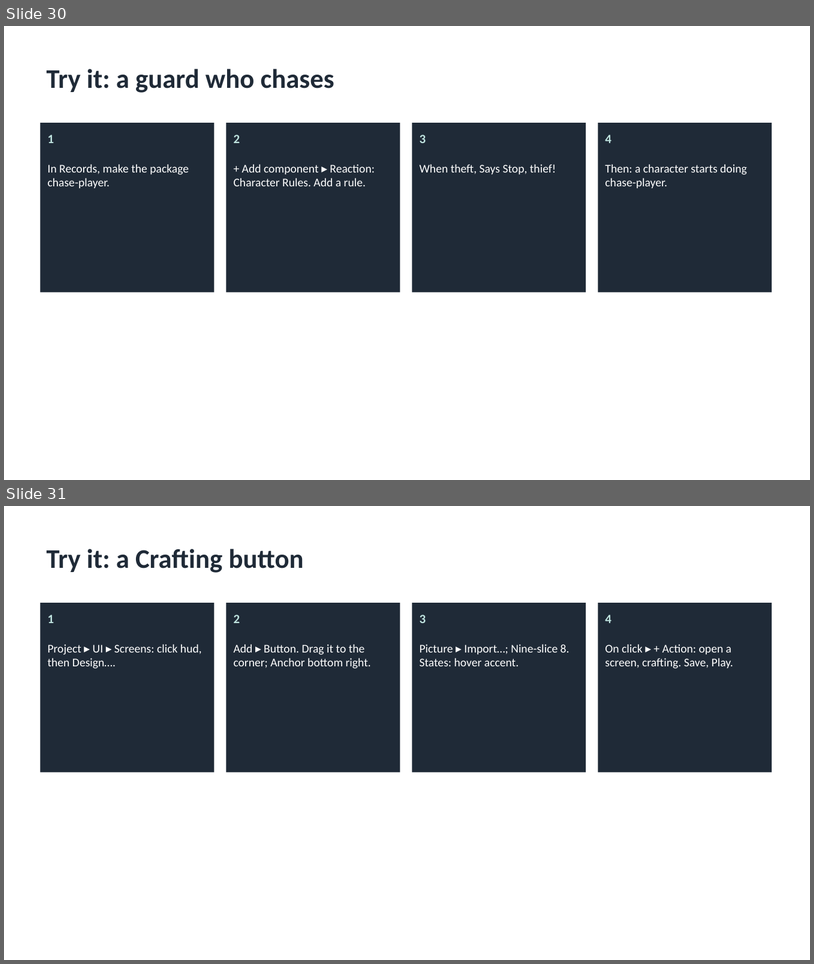
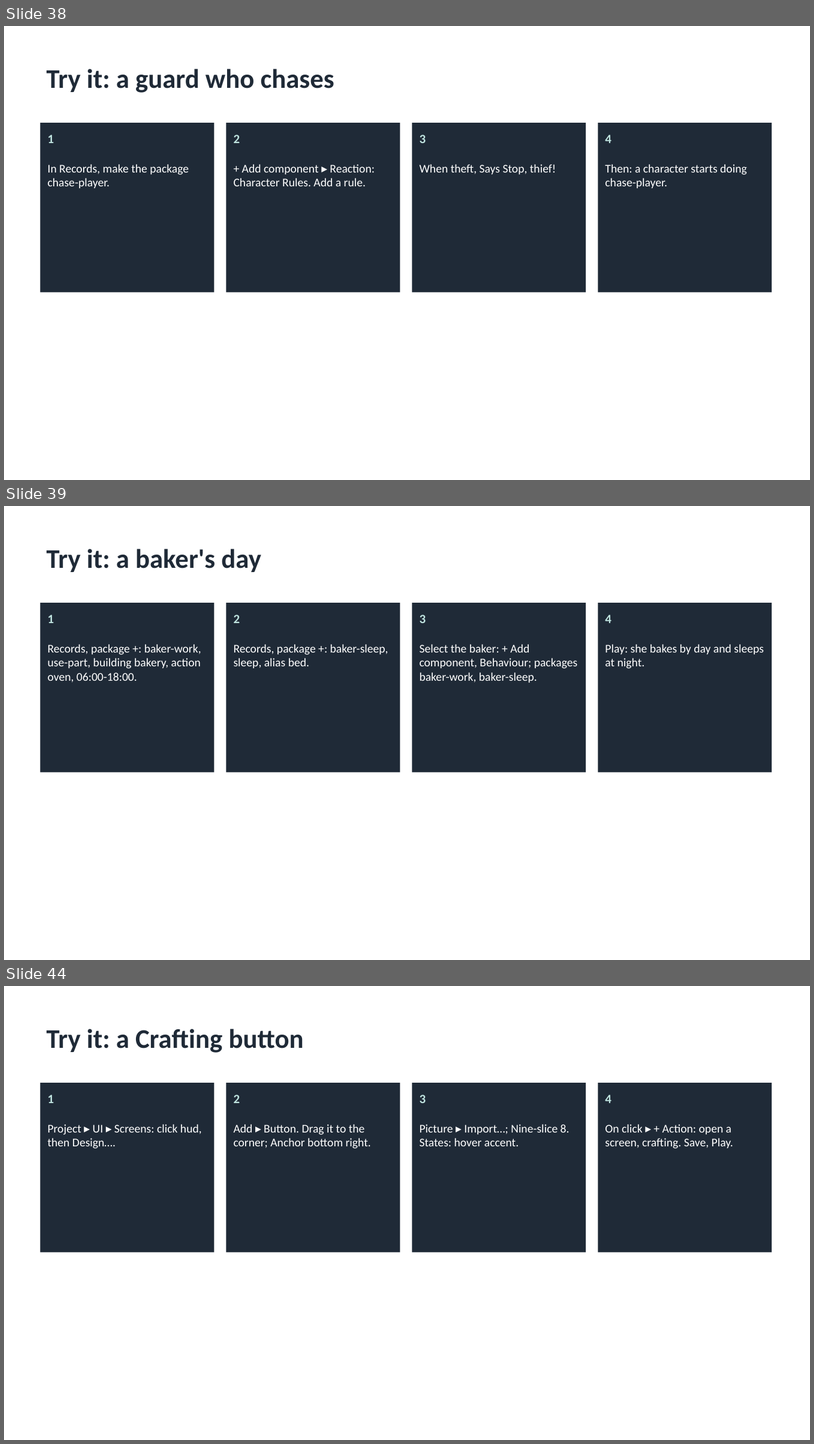
Before and after one commit to cuneyttyler/ai-gameengine-standalone, a slide deck: docs/manuals/AIGE-User-Guide.pptx. Shown one above the other, each under a label of ours: slides 30 and 31 before the commit, slides 38, 39 and 44 after it; the slides between them are not shown. The pictures are 814x964 and 814x1444 pixels, drawn with LibreOffice and Linux fonts; fonts in the diff are those of the drawing. Boxes give left, top, right and bottom in pixels: in the first picture for what was removed or moved away, otherwise in the second. Text is boxed around its words. In the diff, an @@ line names an element or a change of style, - is before the commit and + after.

```diff
--- a/docs/manuals/AIGE-User-Guide.pptx
+++ b/docs/manuals/AIGE-User-Guide.pptx
@@ slide 39 added at bbox=[4, 506, 810, 960], background #FFFFFF @@
@@ title added at bbox=[47, 549, 261, 572], 32 pt, text #1F2A37, bold @@
+Try it: a baker's day
@@ rectangle added at bbox=[40, 603, 215, 772], fill #1F2A37 @@
@@ rectangle added at bbox=[226, 603, 400, 772], fill #1F2A37 @@
@@ rectangle added at bbox=[413, 603, 587, 772], fill #1F2A37 @@
@@ rectangle added at bbox=[598, 603, 772, 772], fill #1F2A37 @@
@@ text added at bbox=[48, 615, 54, 623], 15 pt, text #BFE3DF, bold @@
+1
@@ text added at bbox=[234, 615, 240, 623], 15 pt, text #BFE3DF, bold @@
+2
@@ text added at bbox=[420, 615, 426, 623], 15 pt, text #BFE3DF, bold @@
+3
@@ text added at bbox=[605, 615, 612, 623], 15 pt, text #BFE3DF, bold @@
+4
@@ text added at bbox=[48, 644, 201, 682], 14 pt, text #FFFFFF @@
+Records, package +: baker-work, use-part, building bakery, action oven, 06:00-18:00.
@@ text added at bbox=[234, 644, 389, 668], 14 pt, text #FFFFFF @@
+Records, package +: baker-sleep, sleep, alias bed.
@@ text added at bbox=[420, 644, 578, 682], 14 pt, text #FFFFFF @@
+Select the baker: + Add component, Behaviour; packages baker-work, baker-sleep.
@@ text added at bbox=[605, 644, 764, 669], 14 pt, text #FFFFFF @@
+Play: she bakes by day and sleeps at night.
@@ what was slide 30 is now slide 38 @@
@@ what was slide 31 is now slide 44 @@
```
Also in this commit, not shown: 12 other slides added, 58 other files.
